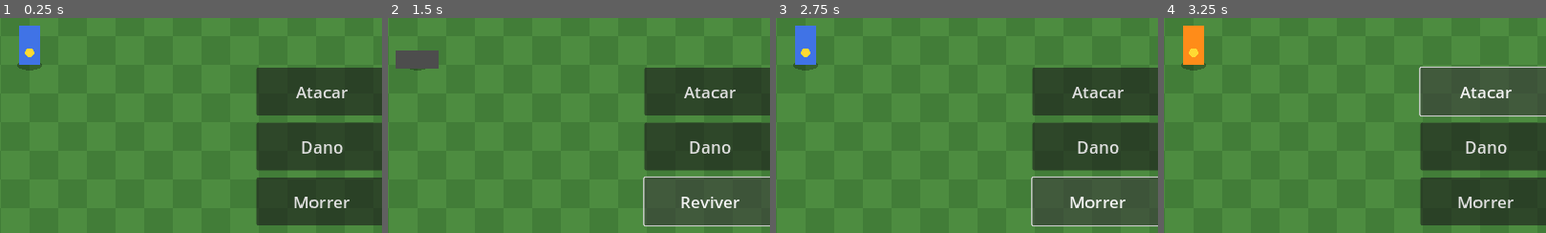
Above: before the commit, frames 1-4 (left to right).
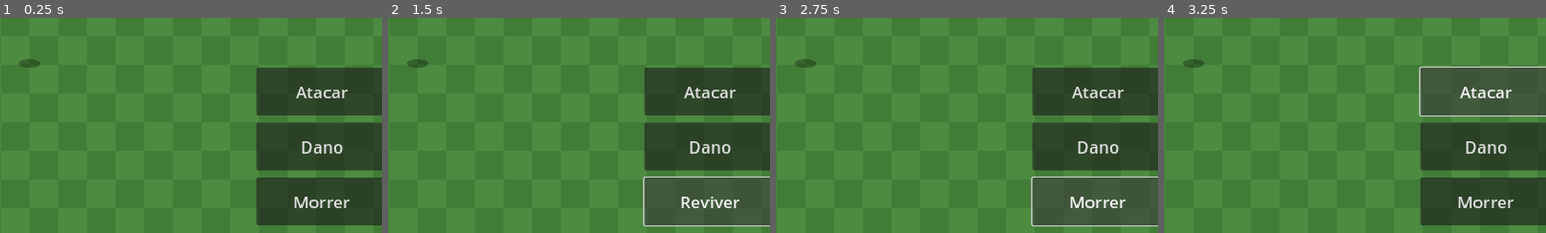
Above: after the commit, the same moments.

Repository: Astelee/eternal-legends-3d.
Game: Godot game, scene res://scenes/main/main.tscn
The game is run twice, just before and just after one commit, with the same random seed, the same clock (stepped at 60 frames per second) and the same inputs.
Inputs:
- Up to frame 1 (0.25 s): no input
- Up to frame 2 (1.5 s): click "Atacar" at 0.5 s; click "Morrer" at 1.25 s
- Up to frame 3 (2.75 s): click "Reviver" at 2 s
- Up to frame 4 (3.25 s): click "Atacar" at 2.75 s
The pictures show only the part of the screen within x 46-96%, y 44-94%; the shares and areas given below are measured in that part.

The runs differ from the first frame. In frame 1, 1.1% of the frame differs, in the area x 4-11%, y 3-25%; in frame 2, 1.0%; in frame 3, 1.1%; in frame 4, 1.1%.
Error after the commit: Invalid assignment of property or key 'region_rect' with value of type 'Rect2' on a base object of type 'null instance'. (res://scripts/player/player.gd:124)

Commit message:
Atualizar o player.gd

Diff:
--- a/scripts/player/player.gd
+++ b/scripts/player/player.gd
@@ -5,47 +5,38 @@
 
 enum State { IDLE, WALK, RUN, ATTACK, HURT, DEAD }
 
-# Índice 0 = direita, e segue no sentido horário (a tela tem o Y para baixo).
-const DIRECTION_NAMES := ["right", "down_right", "down", "down_left", "left", "up_left", "up", "up_right"]
+const FRAME_COLS := 12
+const FRAME_SIZE := 16
 
-const STATE_NAMES := {
-	State.IDLE: "idle",
-	State.WALK: "walk",
-	State.RUN: "run",
-	State.ATTACK: "attack",
-	State.HURT: "hurt",
-	State.DEAD: "death",
-}
-
-const STATE_COLORS := {
-	State.IDLE: Color(0.25, 0.45, 0.9),
-	State.WALK: Color(0.2, 0.75, 0.8),
-	State.RUN: Color(0.7, 0.4, 0.95),
-	State.ATTACK: Color(1.0, 0.55, 0.1),
-	State.HURT: Color(0.9, 0.15, 0.15),
-	State.DEAD: Color(0.3, 0.3, 0.3),
-}
-
+# Qual personagem de assets/characters/tiny_dungeon.png usar (índice da peça).
+# 96 = guerreiro, 112 = arqueiro, 84 = mago.
+@export var character_frame: int = 96
 @export var walk_speed: float = 45.0
 @export var run_speed: float = 80.0
 @export var run_threshold: float = 0.85
 @export var attack_time: float = 0.5
 @export var hurt_time: float = 0.4
-@export var world_limit: Rect2 = Rect2(-640, -640, 1280, 1280)
+@export var world_limit: Rect2 = Rect2(0, 0, 640, 480)
 
 var joystick: VirtualJoystick
 var state: int = State.IDLE
 var direction_index: int = 2
 
 var _state_timer: float = 0.0
+var _anim_time: float = 0.0
+var _facing: Vector2 = Vector2.DOWN
+var _facing_left: bool = false
 
-# Quando existir um AnimatedSprite2D filho, ele é usado no lugar do desenho provisório.
-# Nomes das animações: <estado>_<direção>, por exemplo walk_down_right.
-@onready var _sprite: AnimatedSprite2D = get_node_or_null("AnimatedSprite2D")
+@onready var _visual: Node2D = $Visual
+@onready var _body: Sprite2D = $Visual/Body
 
 
 func _ready() -> void:
-	_refresh_visual()
+	_apply_frame()
+
+
+func _process(delta: float) -> void:
+	_update_visual(delta)
 
 
 func _physics_process(delta: float) -> void:
@@ -76,15 +67,16 @@
 		return
 
 	# Oito direções: o ângulo do joystick é arredondado para múltiplos de 45 graus.
-	var new_index := posmod(roundi(input.angle() / (PI / 4.0)), 8)
-	var dir := Vector2.from_angle(new_index * PI / 4.0)
+	direction_index = posmod(roundi(input.angle() / (PI / 4.0)), 8)
+	var dir := Vector2.from_angle(direction_index * PI / 4.0)
+	_facing = dir
+	if dir.x < -0.1:
+		_facing_left = true
+	elif dir.x > 0.1:
+		_facing_left = false
 
 	var running := strength >= run_threshold
 	velocity = dir * (run_speed if running else walk_speed)
-
-	if new_index != direction_index:
-		direction_index = new_index
-		_refresh_visual()
 	_set_state(State.RUN if running else State.WALK)
 
 
@@ -109,6 +101,12 @@
 		_set_state(State.IDLE)
 
 
+func set_character_frame(frame: int) -> void:
+	character_frame = frame
+	if is_node_ready():
+		_apply_frame()
+
+
 func _set_state(new_state: int) -> void:
 	if new_state == state:
 		return
@@ -117,28 +115,55 @@
 		_state_timer = attack_time
 	elif state == State.HURT:
 		_state_timer = hurt_time
-	_refresh_visual()
 	state_changed.emit(state)
 
 
-func _refresh_visual() -> void:
-	var anim_name: String = "%s_%s" % [STATE_NAMES[state], DIRECTION_NAMES[direction_index]]
-	if _sprite and _sprite.sprite_frames and _sprite.sprite_frames.has_animation(anim_name):
-		_sprite.play(anim_name)
-	queue_redraw()
+func _apply_frame() -> void:
+	var col := character_frame % FRAME_COLS
+	var row := character_frame / FRAME_COLS
+	_body.region_rect = Rect2(col * FRAME_SIZE, row * FRAME_SIZE, FRAME_SIZE, FRAME_SIZE)
 
 
-# Desenho provisório (sem arte): corpo colorido pelo estado e uma bolinha amarela na direção do olhar.
+# O personagem tem uma pose só, então os movimentos são feitos por código:
+# balanço ao andar e correr, avanço ao atacar, tremida ao levar dano e deitar ao morrer.
+func _update_visual(delta: float) -> void:
+	_anim_time += delta
+	var offset := Vector2.ZERO
+	var rot := 0.0
+	var scl := Vector2.ONE
+	var tint := Color.WHITE
+
+	match state:
+		State.IDLE:
+			scl.y = 1.0 + sin(_anim_time * 2.5) * 0.03
+		State.WALK:
+			var s := sin(_anim_time * 10.0)
+			offset.y = -absf(s) * 1.5
+			rot = s * 0.06
+		State.RUN:
+			var s := sin(_anim_time * 16.0)
+			offset.y = -absf(s) * 2.5
+			rot = s * 0.1
+		State.ATTACK:
+			var p := 1.0 - clampf(_state_timer / attack_time, 0.0, 1.0)
+			var k := sin(p * PI)
+			offset = _facing * k * 6.0
+			scl = Vector2(1.0 + k * 0.15, 1.0 - k * 0.1)
+			tint = Color(1.25, 1.0, 0.75)
+		State.HURT:
+			offset.x = sin(_anim_time * 60.0) * 1.5
+			tint = Color(1.0, 0.4, 0.4)
+		State.DEAD:
+			rot = PI / 2.0
+			tint = Color(0.5, 0.5, 0.55)
+
+	_visual.position = offset
+	_visual.rotation = rot
+	_visual.scale = scl
+	_body.flip_h = _facing_left
+	_body.modulate = tint
+
+
 func _draw() -> void:
-	if _sprite:
-		return
-	var color: Color = STATE_COLORS[state]
-	draw_set_transform(Vector2.ZERO, 0.0, Vector2(1.0, 0.4))
-	draw_circle(Vector2.ZERO, 7.0, Color(0, 0, 0, 0.3))
-	draw_set_transform(Vector2.ZERO, 0.0, Vector2.ONE)
-	if state == State.DEAD:
-		draw_rect(Rect2(-12, -8, 24, 10), color)
-		return
-	draw_rect(Rect2(-6, -22, 12, 22), color)
-	var facing := Vector2.from_angle(direction_index * PI / 4.0)
-	draw_circle(Vector2(0, -12) + facing * 5.0, 2.5, Color(1.0, 0.85, 0.2))
+	draw_set_transform(Vector2(0, -1), 0.0, Vector2(1.0, 0.4))
+	draw_circle(Vector2.ZERO, 6.0, Color(0, 0, 0, 0.3))
